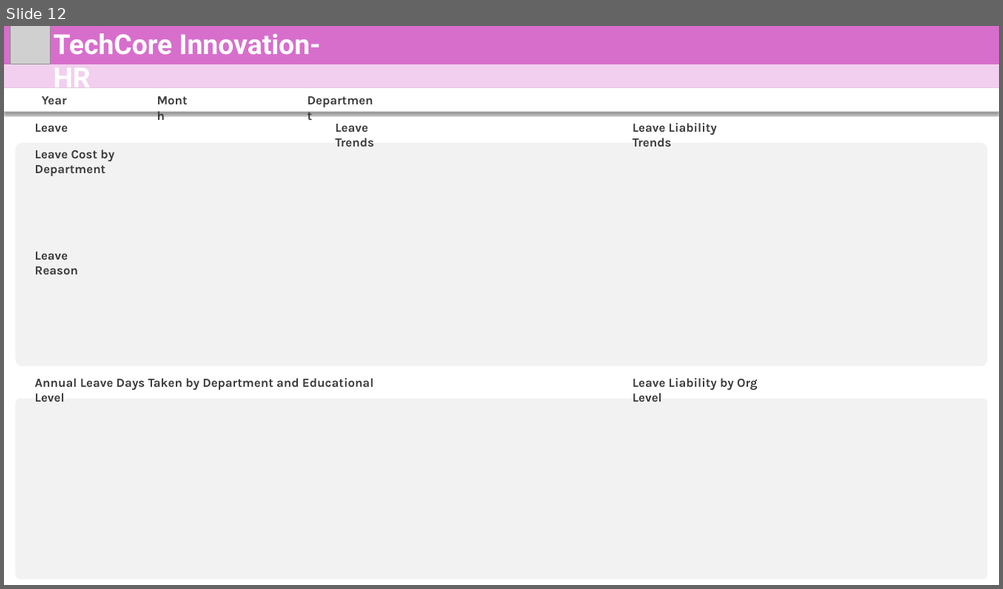
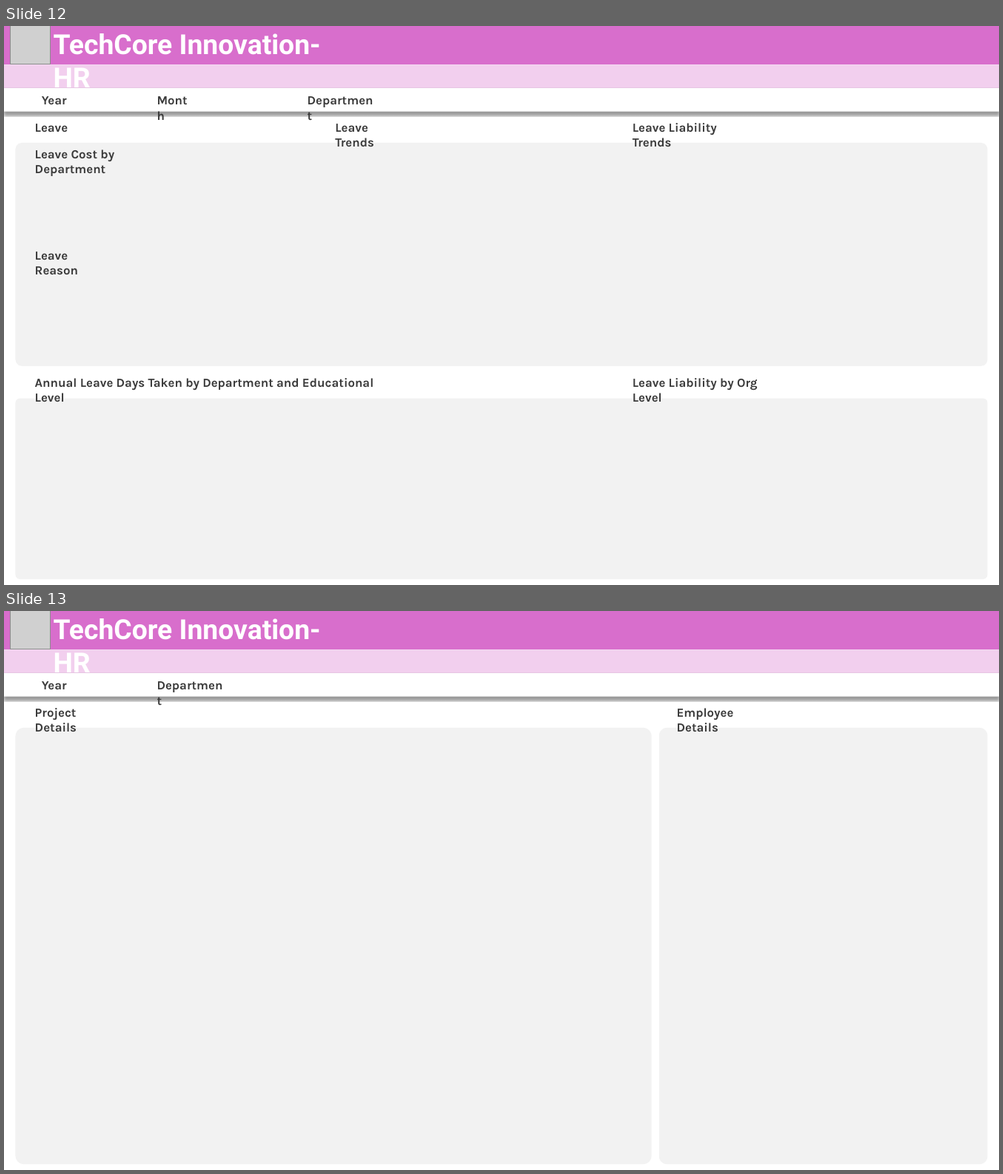
Before and after one commit to mmrnayan/HR-Analysis, a slide deck: bk/0bk.pptx. Shown one above the other, each under a label of ours: slide 12 before the commit, slides 12 and 13 after it. The pictures are 1003x589 and 1003x1174 pixels, drawn with LibreOffice and Linux fonts; fonts in the diff are those of the drawing; grey boxes stand for pictures. Boxes give left, top, right and bottom in pixels: in the first picture for what was removed or moved away, otherwise in the second. Text is boxed around its words. In the diff, an @@ line names an element or a change of style, - is before the commit and + after.

```diff
--- a/bk/0bk.pptx
+++ b/bk/0bk.pptx
@@ slide 13 added at [4,611,999,1170], background #FFFFFF @@
@@ rectangle added at [4,611,999,649], fill #D86ECC @@
@@ picture added at [10,611,50,649] @@
@@ text added at [54,618,321,649], 40 pt, text #FFFFFF, bold @@
+TechCore Innovation- HR
@@ rectangle added at [4,649,999,673], fill #F2CFEE @@
@@ rectangle added at [4,673,999,697], fill #FFFFFF @@
@@ text added at [152,675,231,695], 18 pt, text #3A3A3A, bold @@
+Department
@@ text added at [42,681,67,689], 18 pt, text #3A3A3A, bold @@
+Year
@@ text added at [35,708,77,732], 18 pt, text #3A3A3A, bold @@
+Project Details
@@ text added at [677,708,734,732], 18 pt, text #3A3A3A, bold @@
+Employee Details
@@ rounded rectangle added at [15,728,652,1165], fill #F2F2F2 @@
@@ rounded rectangle added at [659,728,987,1165], fill #F2F2F2 @@
```
Also in this commit, not shown: 1 other slide added, 6 slides removed, 11 other files.
